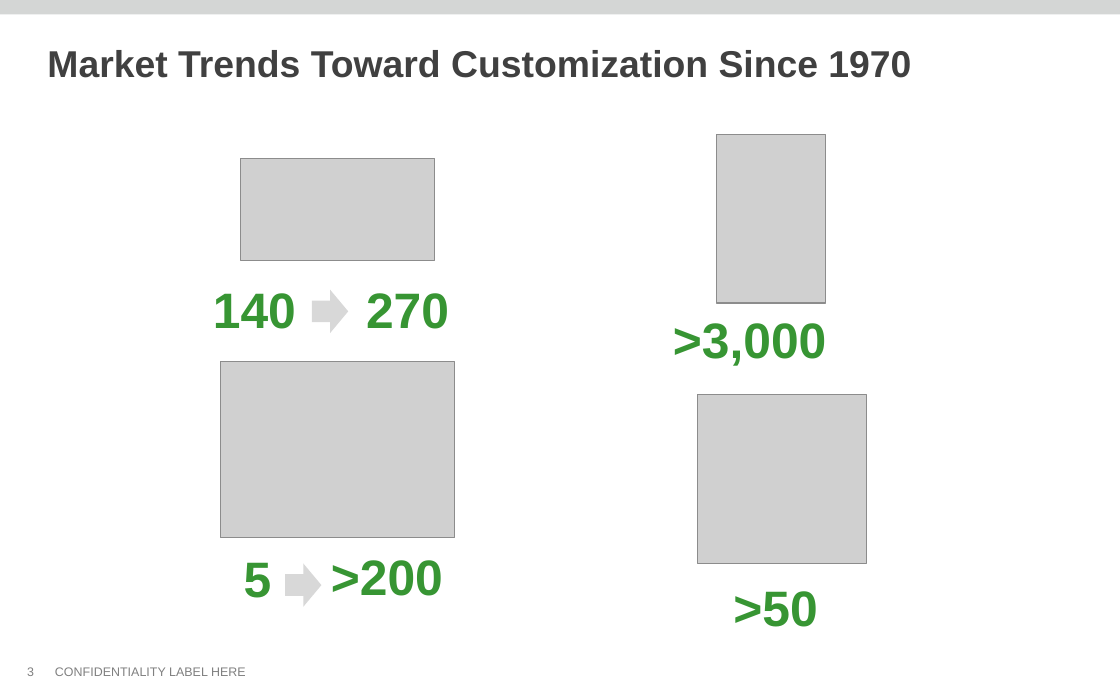
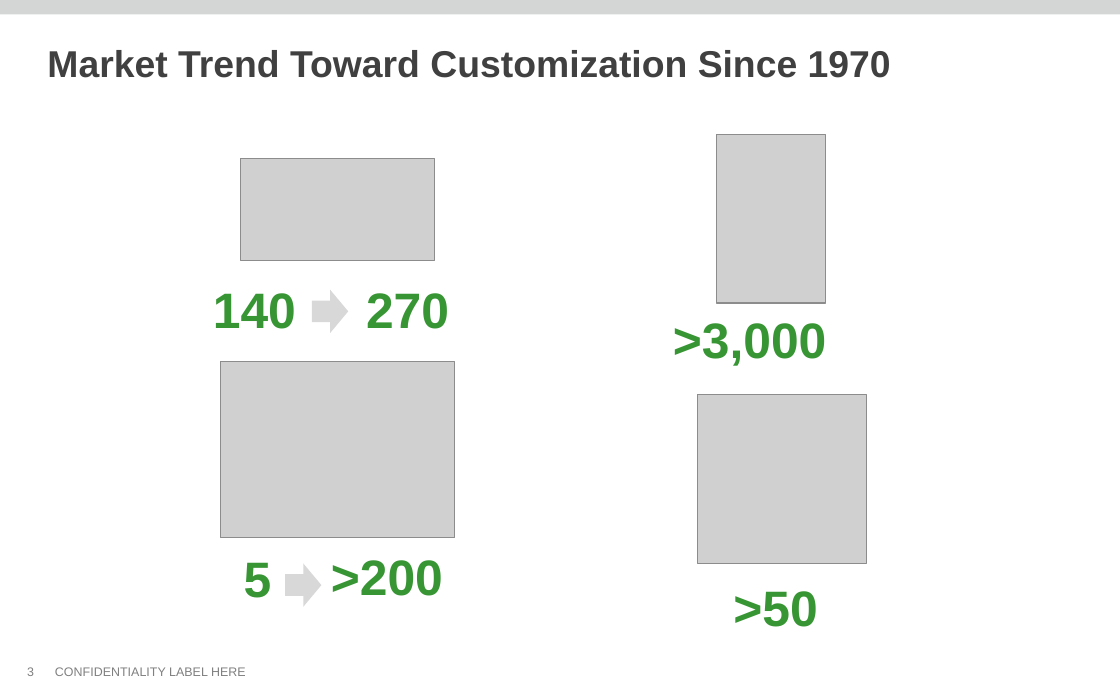
Before and after one commit to thomas-pontikes/greenhouse, a slide deck: slide 3 of CMF.pptx. Drawn at 1120x700 pixels with LibreOffice and Linux fonts; fonts in the diff are those of the drawing; grey boxes stand for pictures; background and template pictures are left out. Boxes give left, top, right and bottom in pixels: in the first picture for what was removed or moved away, otherwise in the second. Text is boxed around its words. In the diff, an @@ line names an element or a change of style, - is before the commit and + after.

```diff
--- a/CMF.pptx
+++ b/CMF.pptx
@@ title at <box>47,50,891,78</box>: text changed @@
-Market Trends Toward Customization Since 1970
+Market Trend Toward Customization Since 1970
```
Also in this commit, not shown: 8 other slides changed, 1 slide added, 1 slide removed.
